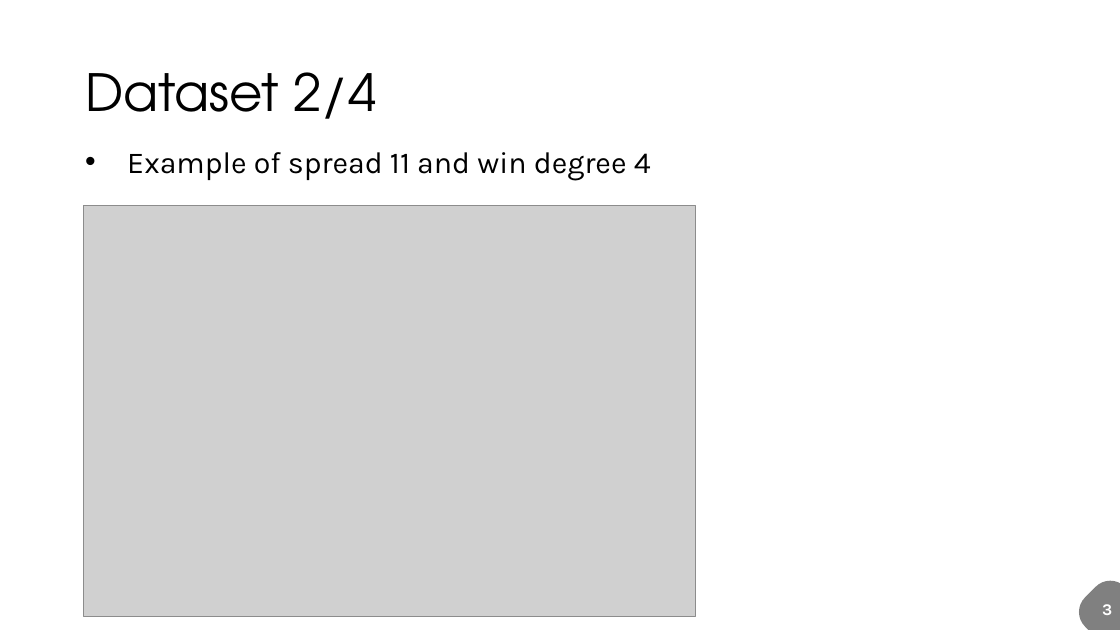
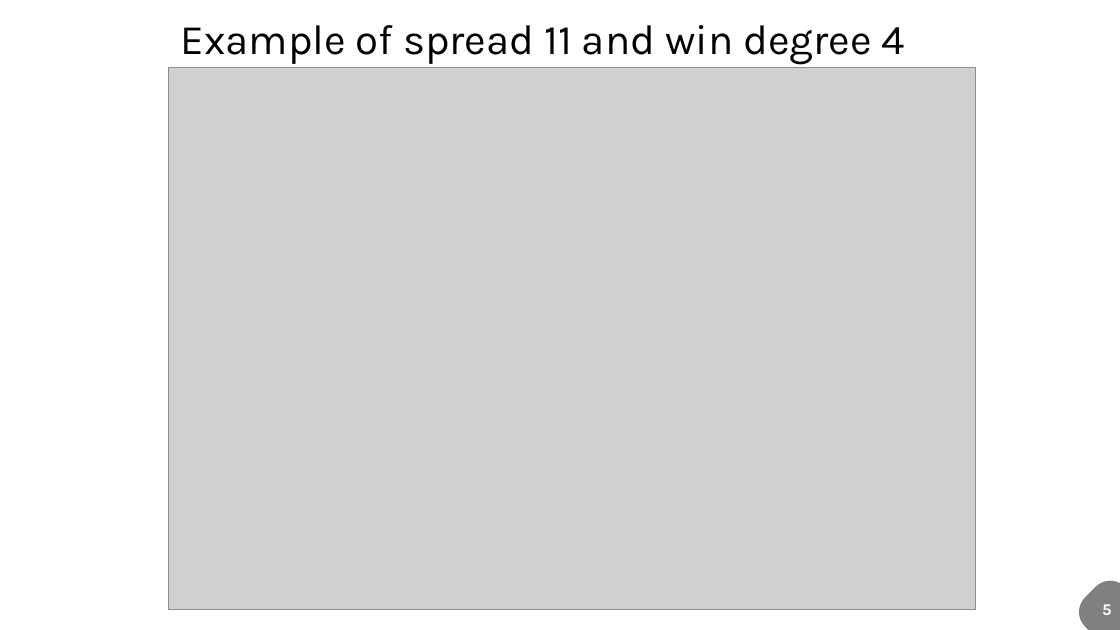
Before and after one commit to fuksi/bda_project_2018, a slide deck: slide 6 of BWF_presentation.pptx (slide 4 before the commit). Drawn at 1120x630 pixels with LibreOffice and Linux fonts; fonts in the diff are those of the drawing; grey boxes stand for pictures. Boxes give left, top, right and bottom in pixels: in the first picture for what was removed or moved away, otherwise in the second. Text is boxed around its words. In the diff, an @@ line names an element or a change of style, - is before the commit and + after.

```diff
--- a/BWF_presentation.pptx
+++ b/BWF_presentation.pptx
@@ text "Example of spread 11 and ...": place and size @@
-text "Example of spread 11 and ..." at (127, 152, 651, 181)
+text "Example of spread 11 and ..." at (181, 25, 905, 65)
@@ text "Example of spread 11 and ..." at (181, 25, 905, 65): size 26 to 36 pt; alignment left to centre; bullet • to none @@
@@ title removed at (85, 72, 376, 119) @@
-Dataset 2/4
@@ picture: place and size @@
-picture at (84, 206, 696, 617)
+picture at (169, 68, 975, 610)
@@ text at (1102, 604, 1112, 615): text changed @@
-3
+5
```
Also in this commit, not shown: 11 other slides changed, 2 slides added, 1 other file.
